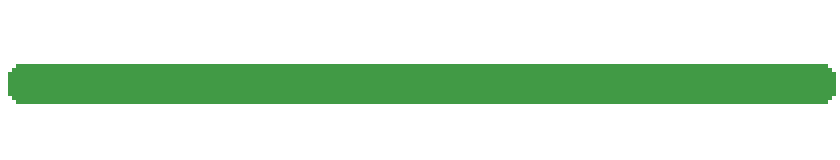
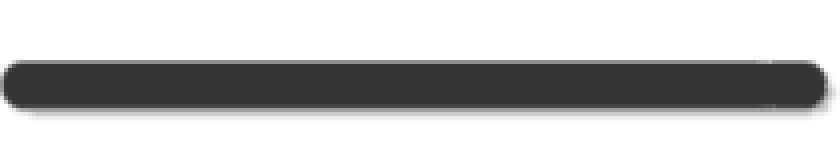
Comparing the layer stacks of the two 840px x 160px images. Changes:
removed layer "Layer copy" over bbox(8, 64, 836, 104)
removed layer "Layer" over bbox(8, 64, 836, 104)
added layer "Pasted Layer" above "Drop Shadow" over bbox(0, 60, 828, 112)
added layer "Drop Shadow" (28%) over bbox(0, 64, 840, 124)
